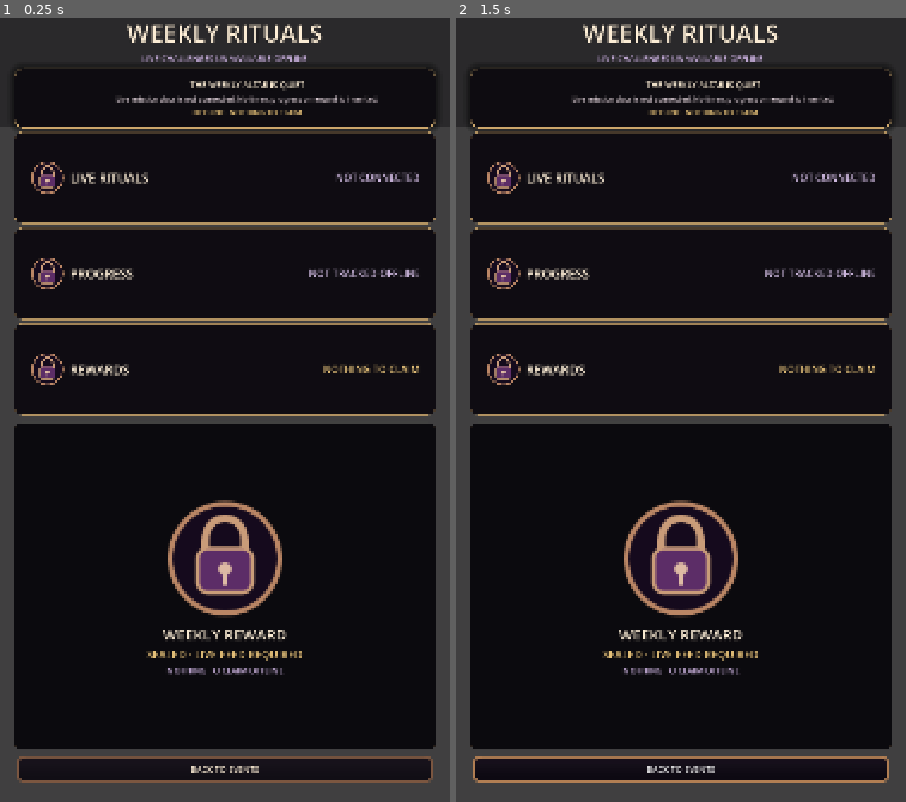
Above: before the commit, frames 1-2 (left to right).
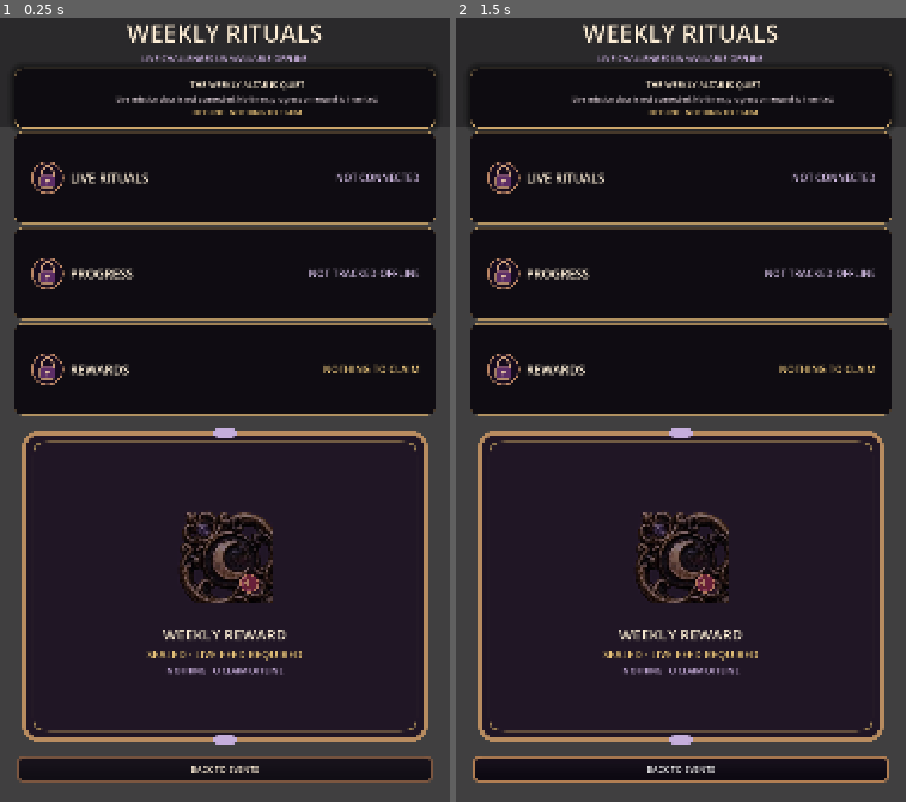
Above: after the commit, the same moments.

Repository: Jay-prodesign/akilta-match3
Game: Godot game, scene res://src/ui/missions/weekly_missions_screen.tscn
Two runs of this game, one before a commit and one after it. Both use one fixed random seed, a clock stepped at 60 frames per second and the inputs below. This scene is started directly instead of the project's main scene.
Inputs (mouse positions are in pixels of both pictures, inside the frame that each line leads up to):
- Up to frame 1 (0.25 s): no input
- Up to frame 2 (1.5 s): tap Enter at 0.5 s; move the mouse to (780, 362) at 0.52 s; click (780, 362) at 0.67 s; click "BACK TO EVENTS" at 1.25 s

The runs differ from the first frame. In frame 1, 7.8% of the frame differs, in the area x 3-97%, y 51-94%; in frame 2, 7.8%.

Commit message:
Use raster Curio art and production chrome for Weekly reward

Diff:
--- a/src/ui/missions/weekly_missions_screen.gd
+++ b/src/ui/missions/weekly_missions_screen.gd
@@ -45,10 +45,14 @@
 	for row in [feed_status, progress_status, reward_status]:
 		row.set_meta("weekly_material", "scene_authored_flat")
 	var status_seal := PieceAssetLoader.ornament(STATUS_SEAL_PATH)
-	for icon in [feed_icon, progress_icon, reward_icon, opening_reward_seal]:
+	for icon in [feed_icon, progress_icon, reward_icon]:
 		if icon != null:
 			icon.texture = status_seal
 			icon.set_meta("asset_path", STATUS_SEAL_PATH)
+	opening_reward_seal.texture = PieceAssetLoader.ornament(WEEKLY_ART_PATH)
+	if opening_reward_seal.texture != null:
+		opening_reward_seal.set_meta("asset_path", WEEKLY_ART_PATH)
+	ProductionChrome.apply_secondary(opening_record, "weekly_reward_stage")
 	ProductionChrome.apply_action_button(return_events, "utility", "weekly_events_return")
 	ProductionChrome.apply_action_button(return_house, "utility", "weekly_house_return")
 	opening_record.set_meta("weekly_material", "scene_authored_flat")
@@ -186,9 +190,10 @@
 	var status_stack := $MissionLayout/MissionStatusStack as VBoxContainer
 	var status_stack_dense := status_stack != null and status_stack.size_flags_vertical != Control.SIZE_EXPAND_FILL and st …(303 unchanged characters)…
 	var truthful_status_copy := feed_state.text == "NOT CONNECTED" and progress_state.text == "NOT TRACKED OFFLINE" and reward_state.text == "NOTHING TO CLAIM"
-	var status_icons_loaded := [feed_icon, progress_icon, reward_icon, opening_reward_seal].all(func(icon): return icon != null and icon.texture != null and String(icon.get_meta("asset_path", "")) == STATUS_SEAL_PATH)
+	var status_icons_loaded := [feed_icon, progress_icon, reward_icon].all(func(icon): return icon != null and icon.texture != null and String(icon.get_meta("asset_path", "")) == STATUS_SEAL_PATH)
+	var reward_stage_raster := opening_reward_seal != null and opening_reward_seal.texture != null and String(opening_reward_seal.get_meta("asset_path", "")) == WEEKLY_ART_PATH
 	var intentional_stage := stage_spacer != null and stage_spacer.size_flags_vertical != Control.SIZE_EXPAND_FILL and stage_spacer.custom_minimum_size.y <= 2.0 and ($MissionLayout as VBoxContainer).offset_bottom >= -64.0 and ($MissionLayout as VBoxContainer).offset_bottom <= -32.0
-	var footer_record := opening_record.visible and opening_record.custom_minimum_size.y >= 490.0 and opening_record.custom_minimum_size.y <= 510.0 and opening_record.size_flags_vertical != Control.SIZE_EXPAND_FILL and opening_reward_state.text == "SEALED · LIVE FEED REQUIRED" and opening_reward_truth.text == "NOTHING TO CLAIM OFFLINE" and opening_record.get_theme_stylebox("panel") is StyleBoxFlat and String(opening_record.get_meta("weekly_material", "")) == "scene_authored_flat" and String(opening_record.get_meta("stage_role", "")) == "anchored_footer_status"
+	var footer_record := opening_record.visible and opening_record.custom_minimum_size.y >= 350.0 and opening_record.custom_minimum_size.y <= 370.0 and opening_record.size_flags_vertical == Control.SIZE_EXPAND_FILL and opening_reward_state.text == "SEALED · LIVE FEED REQUIRED" and opening_reward_truth.text == "NOTHING TO CLAIM OFFLINE" and opening_record.get_theme_stylebox("panel") is StyleBoxTexture and String(opening_record.get_meta("production_chrome_kind", "")) == "secondary_weekly_reward_stage" and String(opening_record.get_meta("stage_role", "")) == "anchored_footer_status" and reward_stage_raster
 	var world_visible := ($WorldShade as ColorRect).color.a <= 0.20 and ($HeaderShade as ColorRect).color.a <= 0.38
 	var return_actions := return_events.get_theme_stylebox("normal") is StyleBoxTexture and return_house.get_theme_stylebo …(343 unchanged characters)…
 	return {
@@ -204,9 +209,10 @@
 		"north_star_sealed_reward_panel": footer_record,
 		"scene_authored_altar_material": empty_state != null and empty_state.get_theme_stylebox("panel") is StyleBoxFlat and String(empty_state.get_meta("weekly_material", "")) == "scene_authored_flat",
 		"scene_authored_status_rows": status_stack_dense,
-		"seam_free_weekly_material": empty_state.get_theme_stylebox("panel") is StyleBoxFlat and status_stack_dense and opening_record.get_theme_stylebox("panel") is StyleBoxFlat,
+		"seam_free_weekly_material": empty_state.get_theme_stylebox("panel") is StyleBoxFlat and status_stack_dense and opening_record.get_theme_stylebox("panel") is StyleBoxTexture,
 		"truthful_status_rows": truthful_status_copy,
 		"sealed_status_icons": status_icons_loaded,
+		"raster_reward_stage": reward_stage_raster,
 		"header_readability_scrim": ($HeaderShade as ColorRect) != null and ($HeaderShade as ColorRect).color.a >= 0.34,
 		"sealed_offline_art": String(reward_art.get_meta("asset_path", "")).contains("_sealed_"),
 		"production_return_actions": return_actions,
@@ -215,9 +221,10 @@
 		"primary_cta_rounding": return_events.get_theme_stylebox("normal") != null,
 		"intentional_world_stage": intentional_stage,
 		"scene_authored_opening_record": footer_record,
+		"asset_backed_reward_stage": footer_record,
 		"world_art_not_overdimmed": world_visible,
 		"visual_parity_gate_v2": altar_compact and status_stack_dense and truthful_status_copy and status_icons_loaded and intentional_stage and footer_record and world_visible and return_actions,
 		"visual_parity_gate_v3": altar_compact and status_stack_dense and truthful_status_copy and status_icons_loaded and intentional_stage and footer_record and world_visible and return_actions,
-		"north_star_compact_reward_stage": footer_record and opening_reward_seal.custom_minimum_size.y <= 230.0,
+		"north_star_compact_reward_stage": footer_record and opening_reward_seal.custom_minimum_size.y >= 290.0 and opening_reward_seal.custom_minimum_size.y <= 310.0,
 		"interaction_choreography": weekly_interaction_contract(),
 	}
